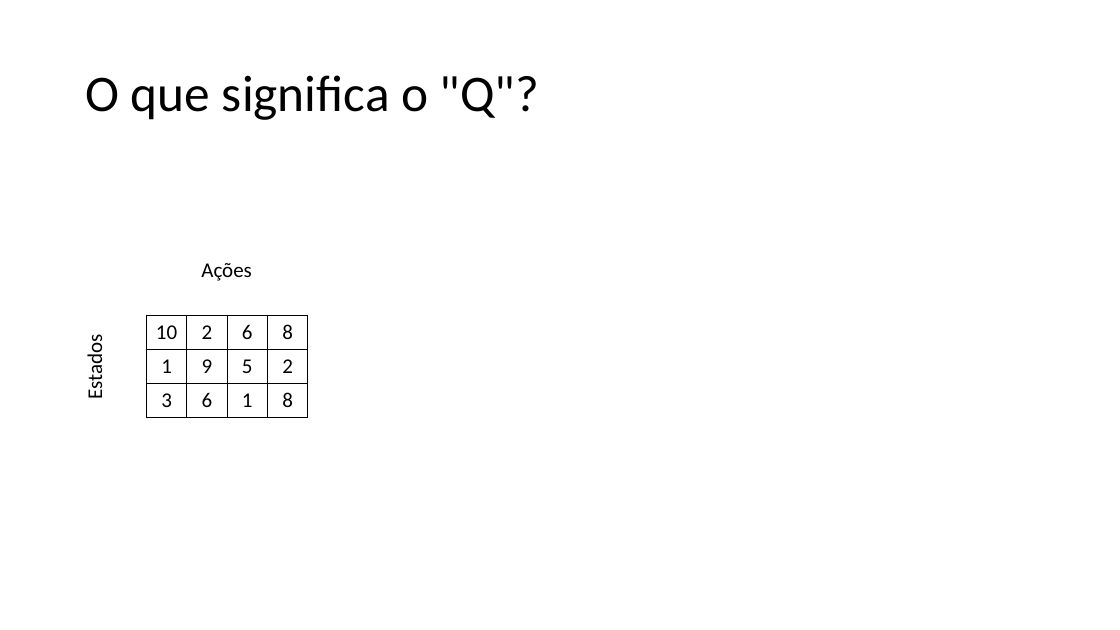
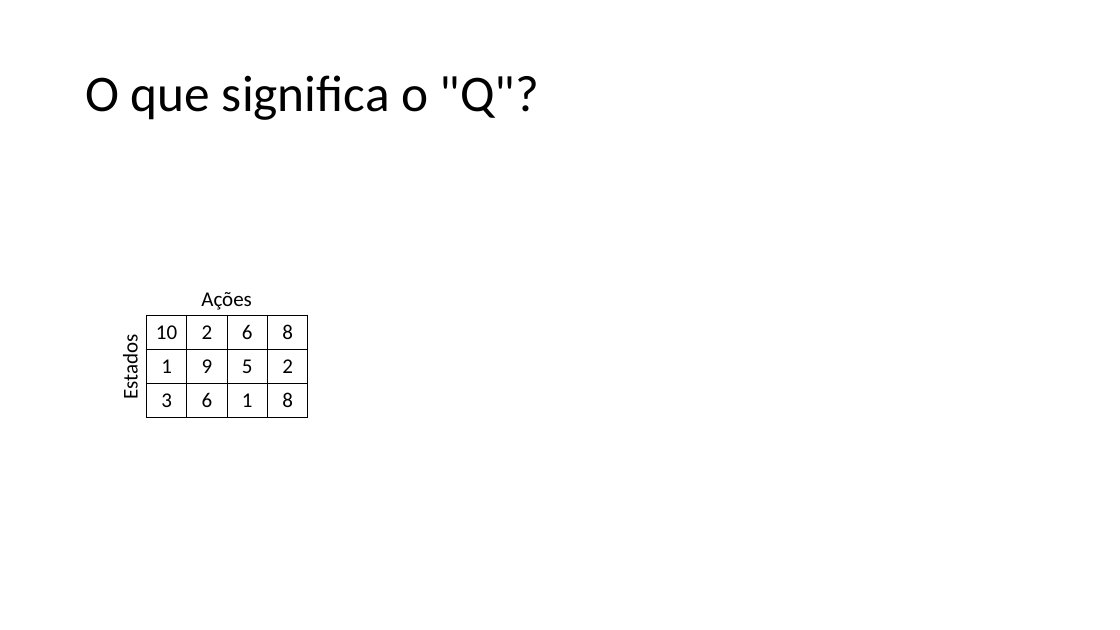
Before and after one commit to zz4fap/c24_inteligencia_artificial, a slide deck: slide 15 of slides/C24_Q_learning.pptx. Drawn at 1120x630 pixels with LibreOffice and Linux fonts; fonts in the diff are those of the drawing; grey boxes stand for pictures. Boxes give left, top, right and bottom in pixels: in the first picture for what was removed or moved away, otherwise in the second. Text is boxed around its words. In the diff, an @@ line names an element or a change of style, - is before the commit and + after.

```diff
--- a/slides/C24_Q_learning.pptx
+++ b/slides/C24_Q_learning.pptx
@@ text "Ações": place and size @@
-text "Ações" at [201,263,252,281]
+text "Ações" at [201,292,252,310]
@@ text "Estados": place and size @@
-text "Estados" at [82,340,108,397]
+text "Estados" at [118,340,144,397]
```
Also in this commit, not shown: 11 other slides changed, 1 other file.
